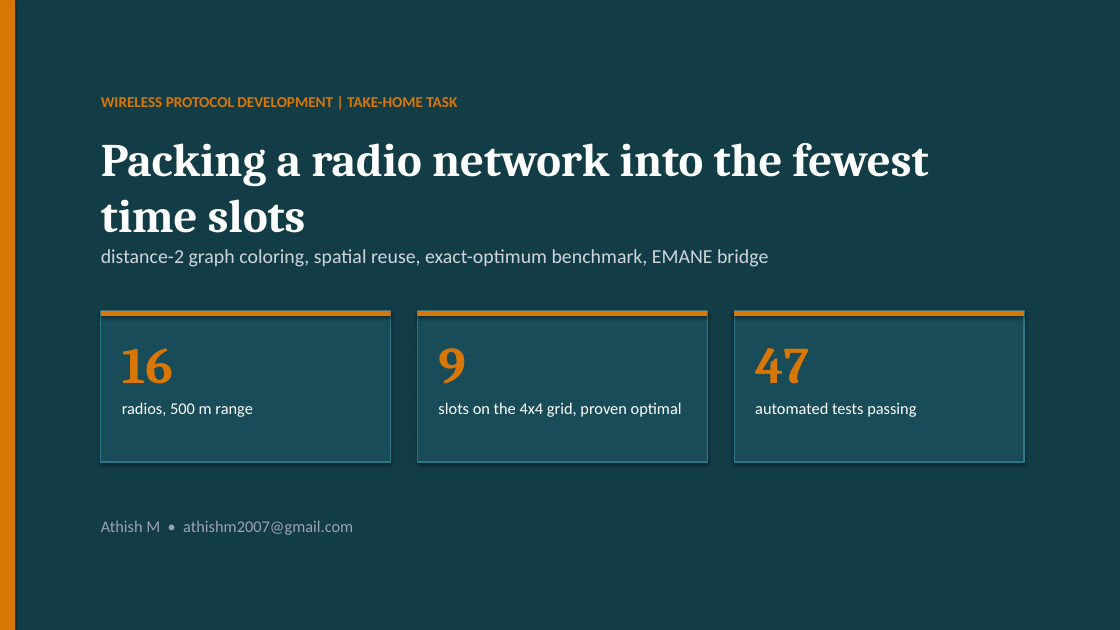
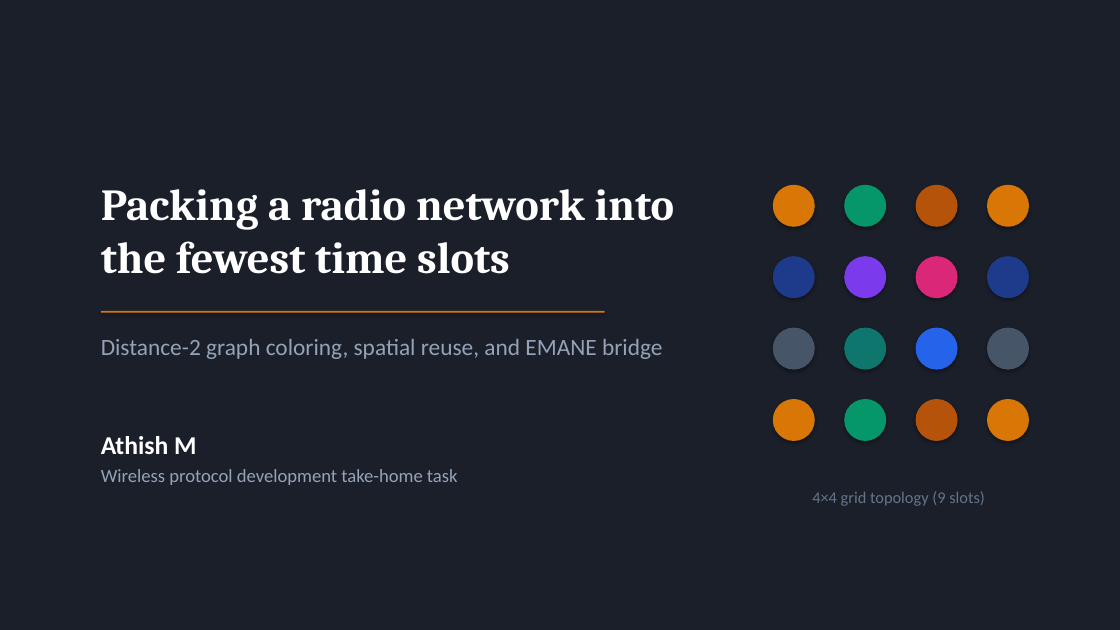
Before and after one commit to athishio/tdma-schedule-optimizer, a slide deck: slide 1 of docs/presentation.pptx. Drawn at 1120x630 pixels with LibreOffice and Linux fonts; fonts in the diff are those of the drawing. Boxes give left, top, right and bottom in pixels: in the first picture for what was removed or moved away, otherwise in the second. Text is boxed around its words. In the diff, an @@ line names an element or a change of style, - is before the commit and + after.

Commit message:
Redesign presentation deck to clean 8-slide layout

```diff
--- a/docs/presentation.pptx
+++ b/docs/presentation.pptx
@@ rectangle at [0, 0, 1120, 630]: fill #123C46 to #1B1F2A @@
@@ rectangle removed at [0, 0, 15, 630] @@
@@ text "Packing a radio network into ...": place and size @@
-text "Packing a radio network into ..." at [101, 143, 929, 233]
+text "Packing a radio network into ..." at [101, 189, 675, 274]
@@ text "Packing a radio network into ..." at [101, 189, 675, 274]: size 40 to 38 pt @@
@@ ellipse added at [773, 185, 815, 227], fill #D97706 @@
@@ ellipse added at [844, 185, 886, 227], fill #059669 @@
@@ ellipse added at [916, 185, 958, 227], fill #B45309 @@
@@ ellipse added at [987, 185, 1029, 227], fill #D97706 @@
@@ ellipse added at [773, 256, 815, 298], fill #1E3A8A @@
@@ ellipse added at [844, 256, 886, 298], fill #7C3AED @@
@@ ellipse added at [916, 256, 958, 298], fill #DB2777 @@
@@ ellipse added at [987, 256, 1029, 298], fill #1E3A8A @@
@@ rectangle: place and size @@
-rectangle at [101, 311, 391, 316]
+rectangle at [101, 311, 605, 313]
@@ rectangle removed at [101, 311, 391, 462] @@
@@ rectangle removed at [418, 311, 707, 462] @@
@@ rectangle removed at [418, 311, 707, 316] @@
@@ rectangle removed at [734, 311, 1024, 462] @@
@@ rectangle removed at [734, 311, 1024, 316] @@
@@ ellipse added at [773, 328, 815, 370], fill #475569 @@
@@ ellipse added at [844, 328, 886, 370], fill #0F766E @@
@@ ellipse added at [916, 328, 958, 370], fill #2563EB @@
@@ ellipse added at [987, 328, 1029, 370], fill #475569 @@
@@ text at [101, 339, 662, 359]: text changed; size 17 to 20 pt; text colour #D1D5DB to #94A3B8 @@
-distance-2 graph coloring, spatial reuse, exact-optimum benchmark, EMANE bridge
+Distance-2 graph coloring, spatial reuse, and EMANE bridge
@@ text removed at [122, 348, 252, 417] @@
-16
-radios, 500 m range
@@ text removed at [438, 348, 682, 417] @@
-9
-slots on the 4x4 grid, proven optimal
@@ text removed at [755, 348, 916, 417] @@
-47
-automated tests passing
@@ ellipse added at [773, 399, 815, 441], fill #D97706 @@
@@ ellipse added at [844, 399, 886, 441], fill #059669 @@
@@ ellipse added at [916, 399, 958, 441], fill #B45309 @@
@@ ellipse added at [987, 399, 1029, 441], fill #D97706 @@
@@ text at [101, 436, 458, 485]: text changed; size 13 to 16 pt; text colour #D97706 to #94A3B8; bold off @@
-WIRELESS PROTOCOL DEVELOPMENT | TAKE-HOME TASK
+Athish M
+Wireless protocol development take-home task
@@ text added at [812, 491, 985, 506], 14 pt, text #64748B @@
+4×4 grid topology (9 slots)
@@ text removed at [101, 520, 353, 535] @@
-Athish M • athishm2007@gmail.com
```
Also in this commit, not shown: 2 other slides changed, 5 slides added, 5 slides removed, 3 other files.
